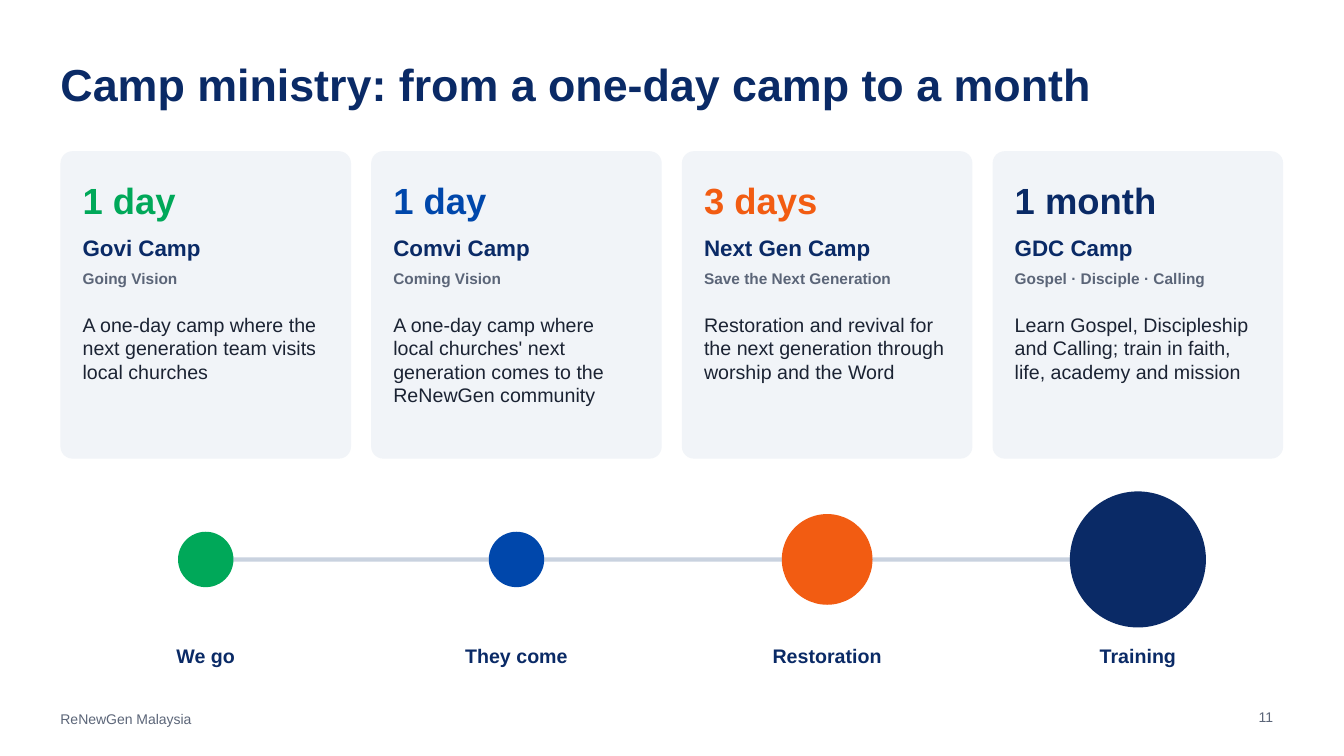
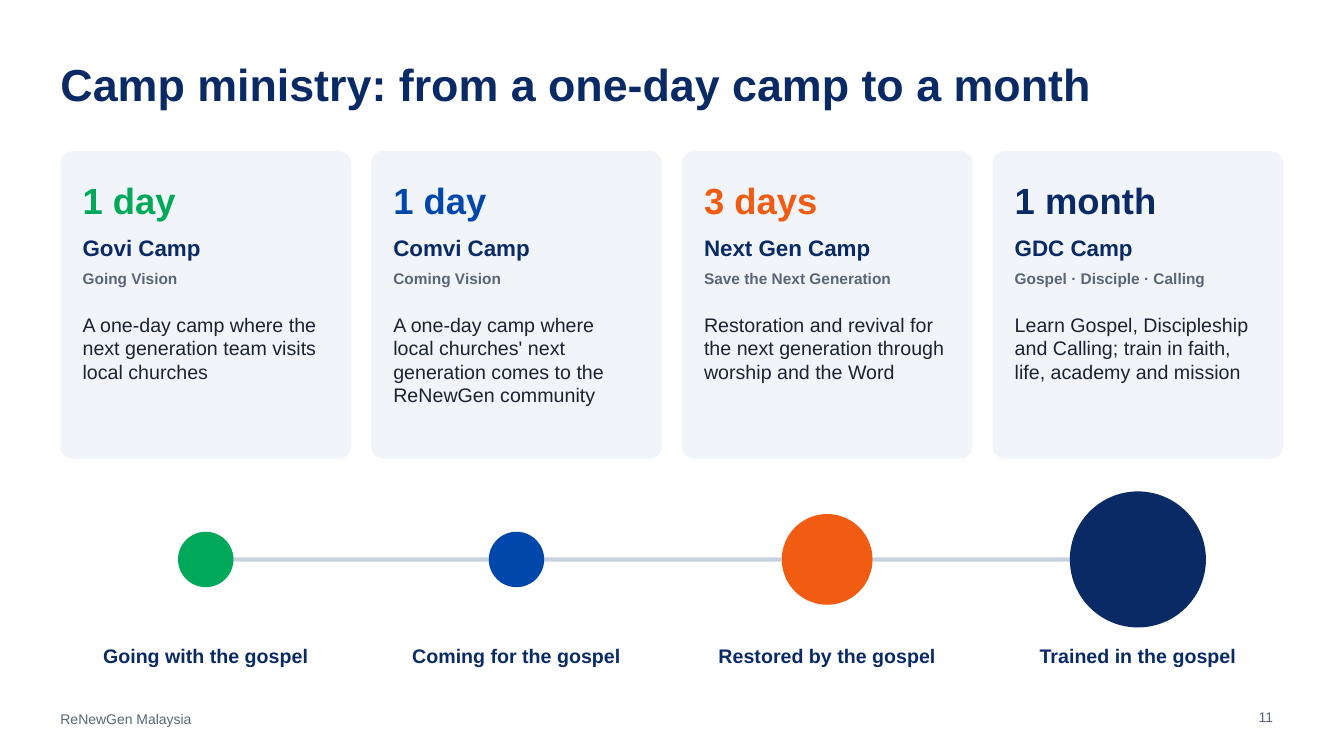
Before and after one commit to ChampionJohan/Johan, a slide deck: slide 11 of renewgen-malaysia/ReNewGen_Malaysia_EN.pptx. Drawn at 1344x756 pixels with LibreOffice and Linux fonts; fonts in the diff are those of the drawing. Boxes give left, top, right and bottom in pixels: in the first picture for what was removed or moved away, otherwise in the second. Text is boxed around its words. In the diff, an @@ line names an element or a change of style, - is before the commit and + after.

```diff
--- a/renewgen-malaysia/ReNewGen_Malaysia_EN.pptx
+++ b/renewgen-malaysia/ReNewGen_Malaysia_EN.pptx
@@ text at box(103, 648, 308, 667): text changed @@
-We go
+Going with the gospel
@@ text at box(412, 648, 620, 667): text changed @@
-They come
+Coming for the gospel
@@ text at box(718, 648, 935, 667): text changed @@
-Restoration
+Restored by the gospel
@@ text at box(1040, 648, 1236, 667): text changed @@
-Training
+Trained in the gospel
```
Also in this commit, not shown: 4 other slides changed, 9 other files.
